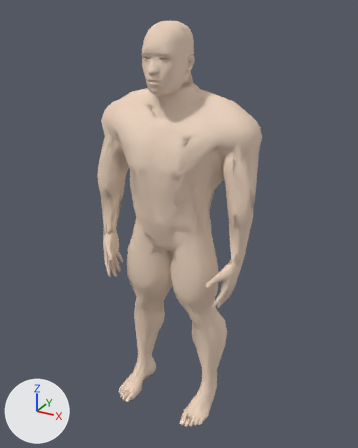
Before and after pictures for a commit that changed the glTF model public/models/characters/dwarf_m.glb.
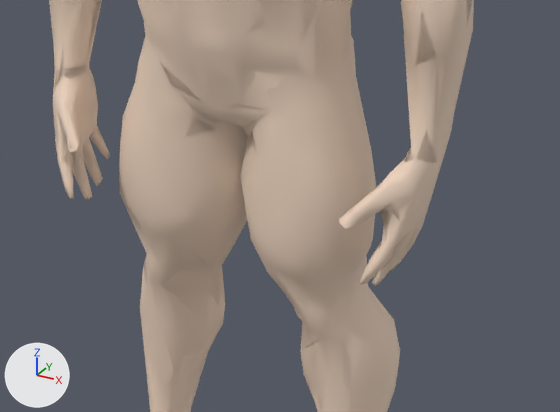
Old and new are each drawn whole from a 50 mm camera at (0.769, -1.382, 1.406) aimed at (0.017, -0.013, 0.722) and again close up on the part from 24% to 79% of the width and 46% to 79% of the height. Lighting does not change. The marker at lower left points along +X, +Y and +Z. The older version's two pictures come first. Objects named as collision shapes, trigger or cutter boxes, shadow casters or lower levels of detail are left out. Vertices at exactly the same position are counted once.

Names of what the first close-up shows: 'Body', 'Body_LOD1'.
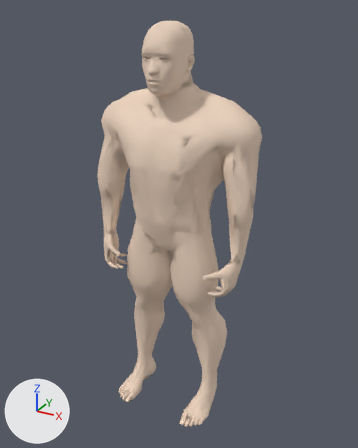
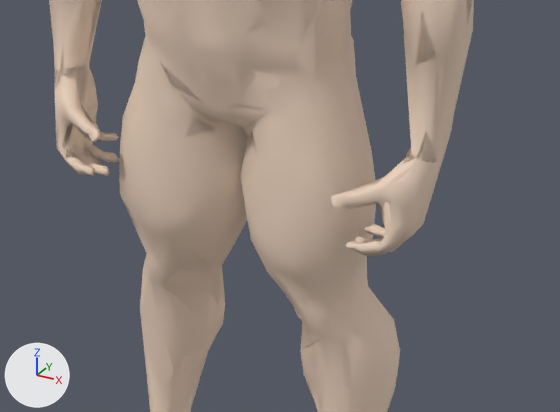
Pixel boxes [x1, y1, x2, y2] of what changed, in the close-ups (560 x 412 px; the box of a moved part takes in the faces that stretch with it):
part 1 of me_body, moved or reshaped: before [339, 151, 442, 286]; after [331, 151, 440, 256]
part 2 of me_body, moved or reshaped: before [53, 69, 109, 200]; after [54, 69, 120, 176]
part 3 of me_body_lod1, moved or reshaped: before [49, 0, 106, 195]; after [49, 0, 104, 167]
part 4 of me_body_lod1, moved or reshaped: before [366, 25, 458, 273]; after [334, 25, 458, 255]

What the commit changed:
me_body has 3502 vertices, 7000 faces and spans x -0.287..0.289, y -0.186..0.104, z 0.0..1.369.
me_body is used by ob_body; location (0.0, 0.0, 0.0).
me_body part 1: 2 vertices moved from x 0.233..0.237, y -0.081..-0.029, z 0.569..0.654 to x 0.234..0.237, y -0.081..-0.03, z 0.57..0.654; 132 vertices removed from x 0.182..0.264, y -0.143..-0.026, z 0.487..0.652; 137 vertices added at x 0.161..0.266, y -0.126..-0.028, z 0.528..0.653.
me_body part 2: 26 vertices moved from x -0.239..-0.205, y -0.105..-0.028, z 0.49..0.654 to x -0.242..-0.175, y -0.115..-0.034, z 0.529..0.654; 109 vertices removed from x -0.253..-0.018, y -0.143..0.03, z 0.489..0.652; 103 vertices added at x -0.264..-0.161, y -0.126..-0.03, z 0.53..0.653.
me_body_lod1 is used by ob_body_lod1; location (0.0, 0.0, 0.0).
me_body_lod1 had 1252 vertices, 2499 faces and spanned x -0.287..0.289, y -0.184..0.104, z 0.0..1.369.
me_body_lod1 now has 1252 vertices, 2496 faces and spans x -0.287..0.289, y -0.184..0.104, z 0.0..1.369.
me_body_lod1 part 3: 65 of 1252 vertices moved; they spanned x -0.269..-0.183, y -0.143..-0.027, z 0.489..0.667 and now span x -0.269..0.181, y -0.126..-0.027, z 0.532..0.667; mean shift (0.011, 0.0, 0.007); largest move (-0.236, -0.078, 0.66) -> (0.181, -0.108, 0.54).
me_body_lod1 part 4: 59 of 1252 vertices moved; they spanned x 0.182..0.269, y -0.143..-0.027, z 0.489..0.667 and now span x 0.162..0.269, y -0.125..-0.027, z 0.53..0.667; mean shift (-0.006, 0.003, 0.01); largest move (0.182, -0.138, 0.595) -> (0.232, -0.03, 0.577).
